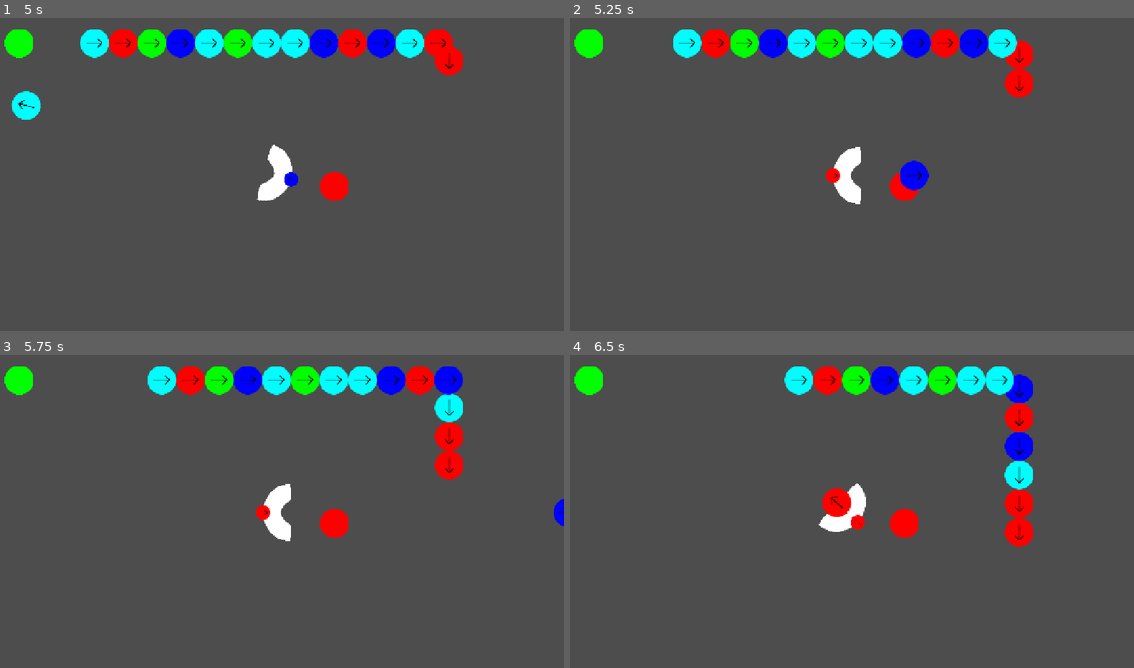
Above: before the commit, frames 1-4 (two rows, left to right).
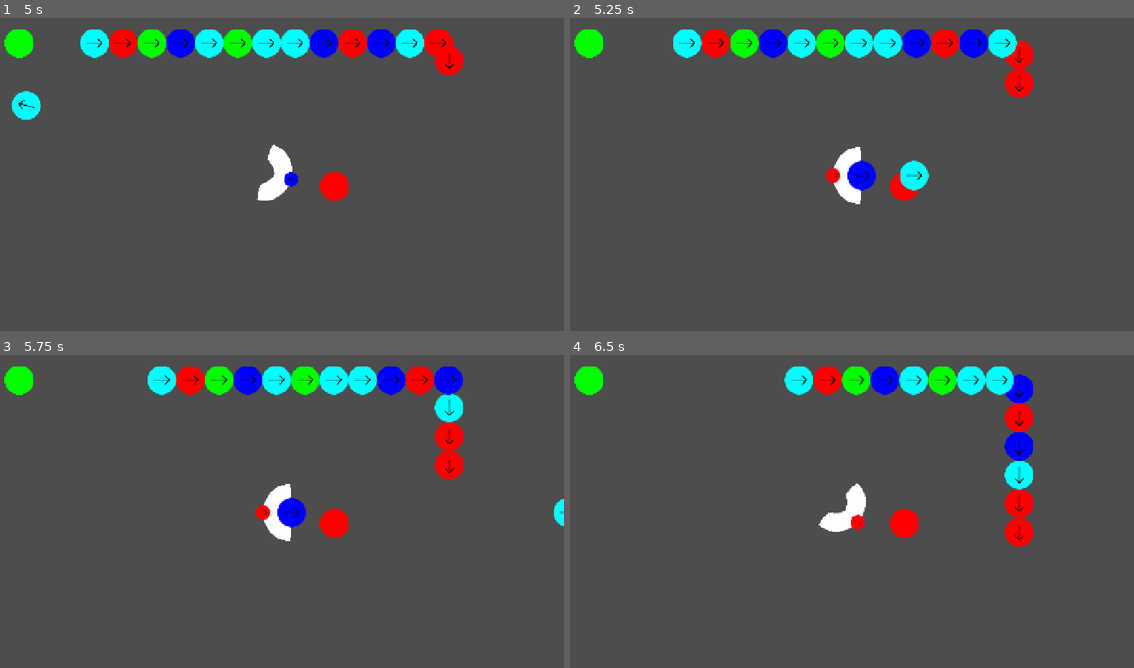
Above: after the commit, the same moments.

Repository: Ideal-Void/regulaean-regulation
Game: Godot game, scene res://scenes/level.tscn
Two runs of this game, one before a commit and one after it. Both use one fixed random seed, a clock stepped at 60 frames per second and the inputs below.
Inputs (mouse positions are in pixels of both pictures, inside the frame that each line leads up to):
- Up to frame 1 (5 s): tap Enter at 0.5 s; move the mouse to (406, 158) at 0.52 s; click (406, 158) at 0.6 s; move the mouse to (163, 190) at 1.27 s; right-click (163, 190) at 1.35 s; click (163, 190) at 1.42 s; move the mouse to (332, 105) at 2.02 s; click (332, 105) at 2.1 s; move the mouse to (248, 240) at 2.77 s; right-click (248, 240) at 2.85 s; click (248, 240) at 2.92 s; move the mouse to (451, 224) at 3.52 s; click (451, 224) at 3.6 s; move the mouse to (107, 127) at 4.27 s; right-click (107, 127) at 4.35 s; click (107, 127) at 4.42 s
- Up to frame 2 (5.25 s): move the mouse to (874, 174) at 5.02 s; click (874, 174) at 5.1 s
- Up to frame 3 (5.75 s): no input
- Up to frame 4 (6.5 s): move the mouse to (761, 433) at 5.77 s; right-click (761, 433) at 5.85 s; click (761, 433) at 5.92 s

Frame 1 is identical in both runs. In frame 2, 0.8% of the frame differs, in the area x 49-64%, y 45-56%; in frame 3, 0.5%; in frame 4, 0.4%.

Commit message:
increased marble visibility notifier size

Diff:
--- a/scenes/marble.tscn
+++ b/scenes/marble.tscn
@@ -16,5 +16,6 @@
 shape = SubResource("CircleShape2D_c17ed")
 
 [node name="visible" type="VisibleOnScreenNotifier2D" parent="." unique_id=1190214409]
+rect = Rect2(-33, -33, 66, 66)
 
 [connection signal="screen_exited" from="visible" to="." method="_on_visible_on_screen_notifier_2d_screen_exited"]
